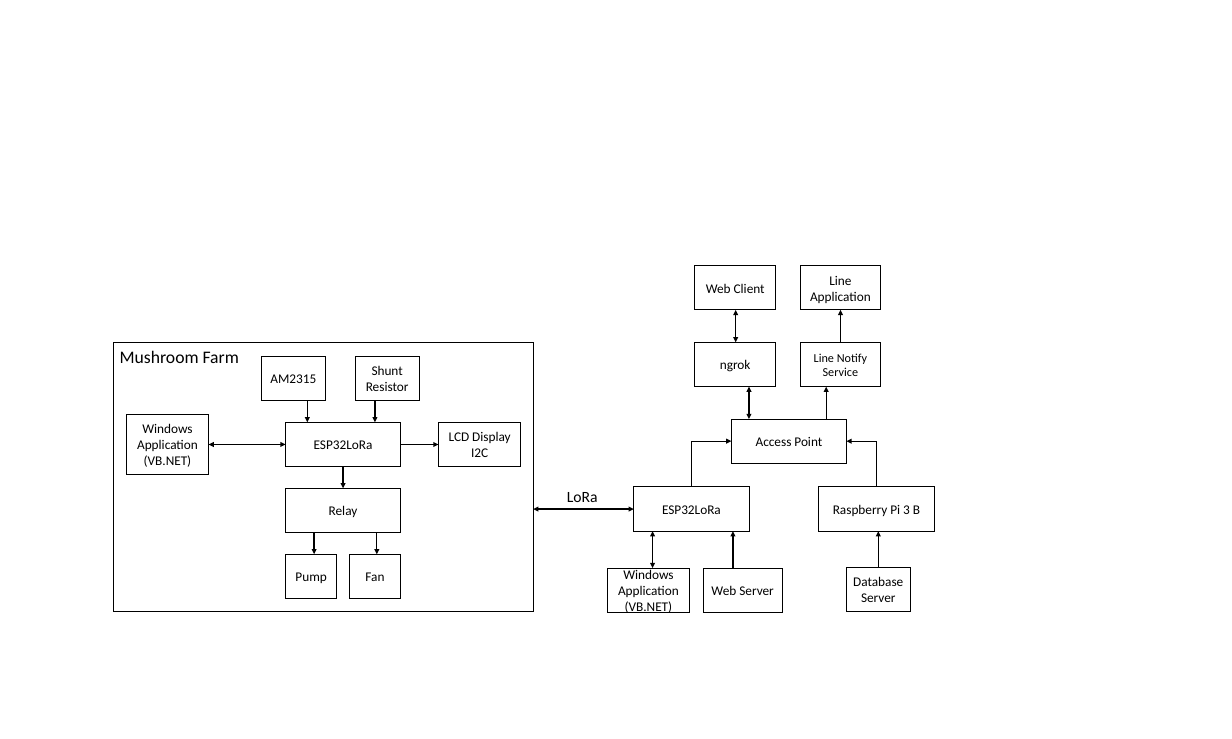
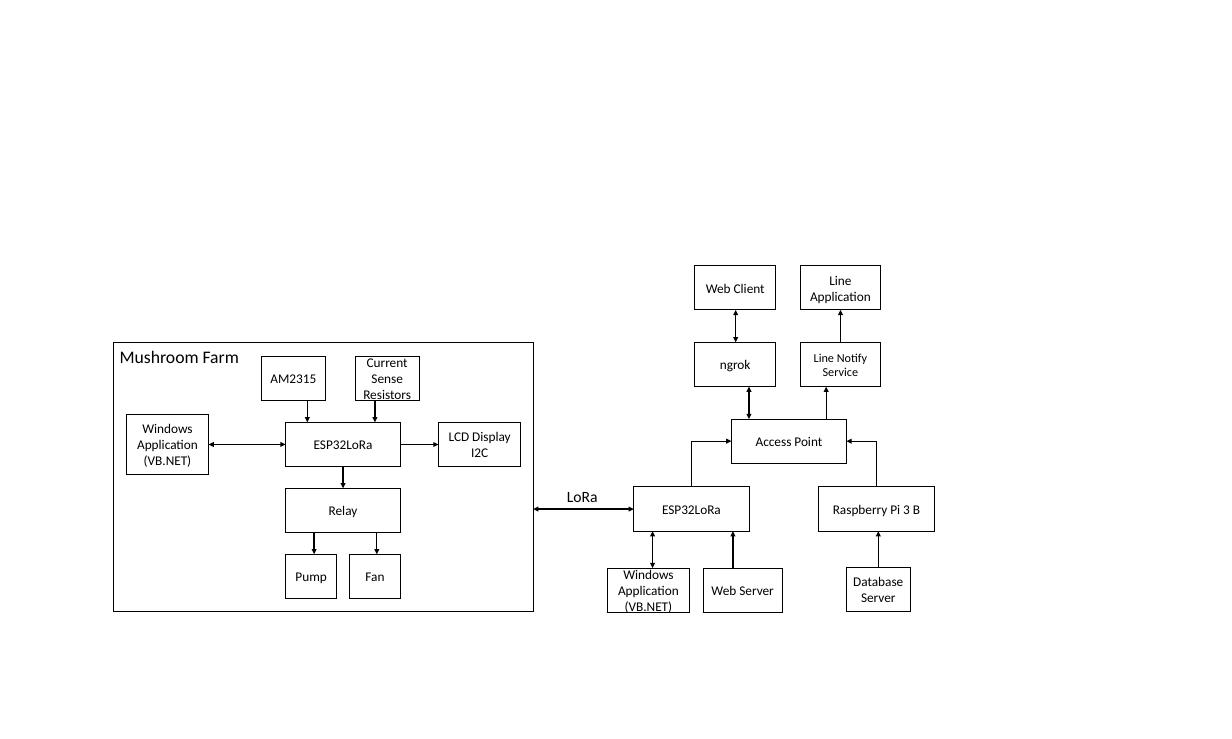
Before and after one commit to narinthon-so/Mushroom-project, a slide deck: slide 1 of Documents/boxdiagram.pptx. Drawn at 1232x739 pixels with LibreOffice and Linux fonts; fonts in the diff are those of the drawing. Boxes give left, top, right and bottom in pixels: in the first picture for what was removed or moved away, otherwise in the second. Text is boxed around its words. In the diff, an @@ line names an element or a change of style, - is before the commit and + after.

```diff
--- a/Documents/boxdiagram.pptx
+++ b/Documents/boxdiagram.pptx
@@ text in rectangle at (363,356,411,403): text changed @@
-Shunt Resistor
+Current Sense Resistors
```
Also in this commit, not shown: 16 other files.
